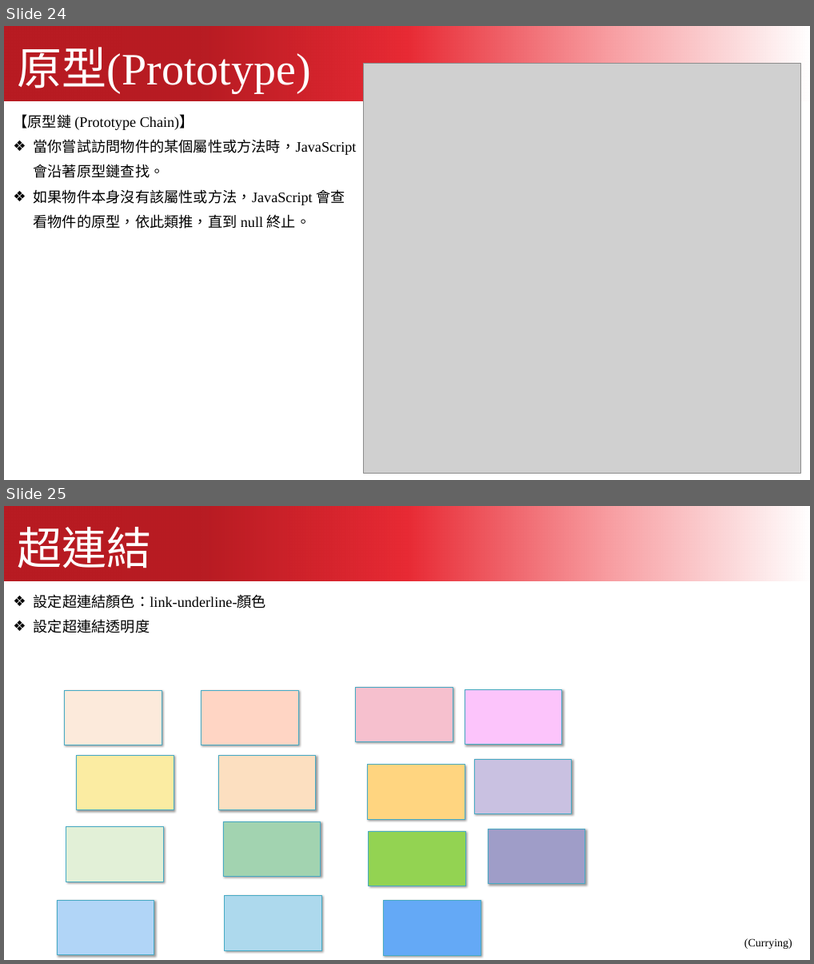
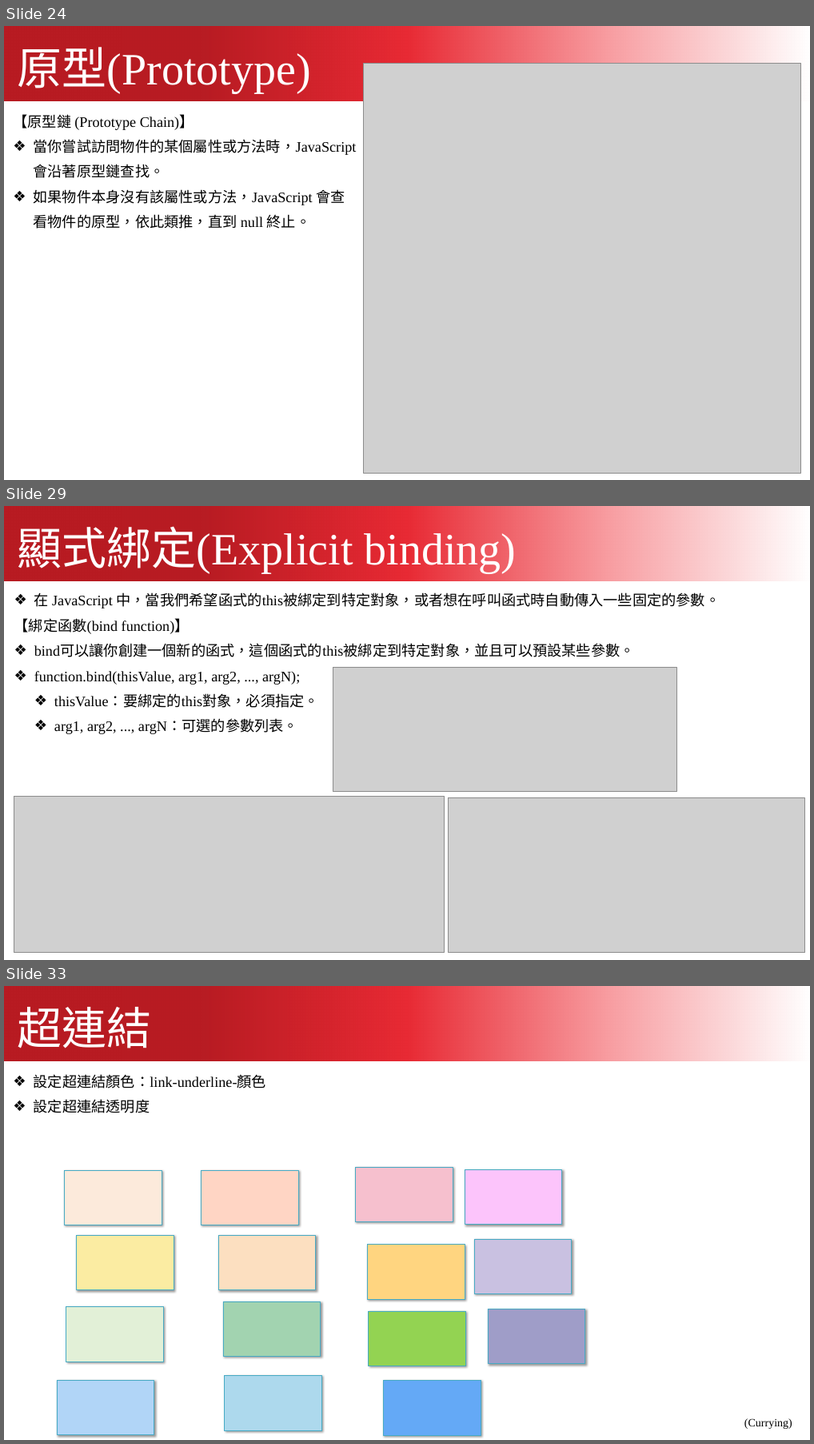
Before and after one commit to kcwc1029/blog-web, a slide deck: JavaScript/javascript_01.pptx. Shown one above the other, each under a label of ours: slides 24 and 25 before the commit, slides 24, 29 and 33 after it; the slides between them are not shown. The pictures are 814x964 and 814x1444 pixels, drawn with LibreOffice and Linux fonts; fonts in the diff are those of the drawing; grey boxes stand for pictures. Boxes give left, top, right and bottom in pixels: in the first picture for what was removed or moved away, otherwise in the second. Text is boxed around its words. In the diff, an @@ line names an element or a change of style, - is before the commit and + after.

```diff
--- a/JavaScript/javascript_01.pptx
+++ b/JavaScript/javascript_01.pptx
@@ slide 29 added at <box>4,506,810,960</box>, background #FFFFFF @@
@@ freeform shape added at <box>4,506,810,580</box>, fill gradient #B81B22 to #E82A34 to #F89DA1 to #FFFFFF @@
@@ text added at <box>18,526,517,574</box>, 80 pt, text #FFFFFF @@
+顯式綁定(Explicit binding)
@@ text added at <box>34,592,721,608</box>, 26 pt, text #000000 @@
+❖ 在 JavaScript 中，當我們希望函式的this被綁定到特定對象，或者想在呼叫函式時自動傳入一些固定的參數。
@@ text added at <box>14,618,635,734</box>, 26 pt, text #000000 @@
+【綁定函數(bind function)】
+❖ bind可以讓你創建一個新的函式，這個函式的this被綁定到特定對象，並且可以預設某些參數。
+❖ function.bind(thisValue, arg1, arg2, ..., argN);
+  ❖ thisValue：要綁定的this對象，必須指定。
+  ❖ arg1, arg2, ..., argN：可選的參數列表。
@@ picture added at <box>334,667,678,791</box> @@
@@ picture added at <box>14,796,444,952</box> @@
@@ picture added at <box>448,797,805,952</box> @@
@@ what was slide 25 is now slide 33 @@
```
Also in this commit, not shown: 7 other slides added, 6 other files.
